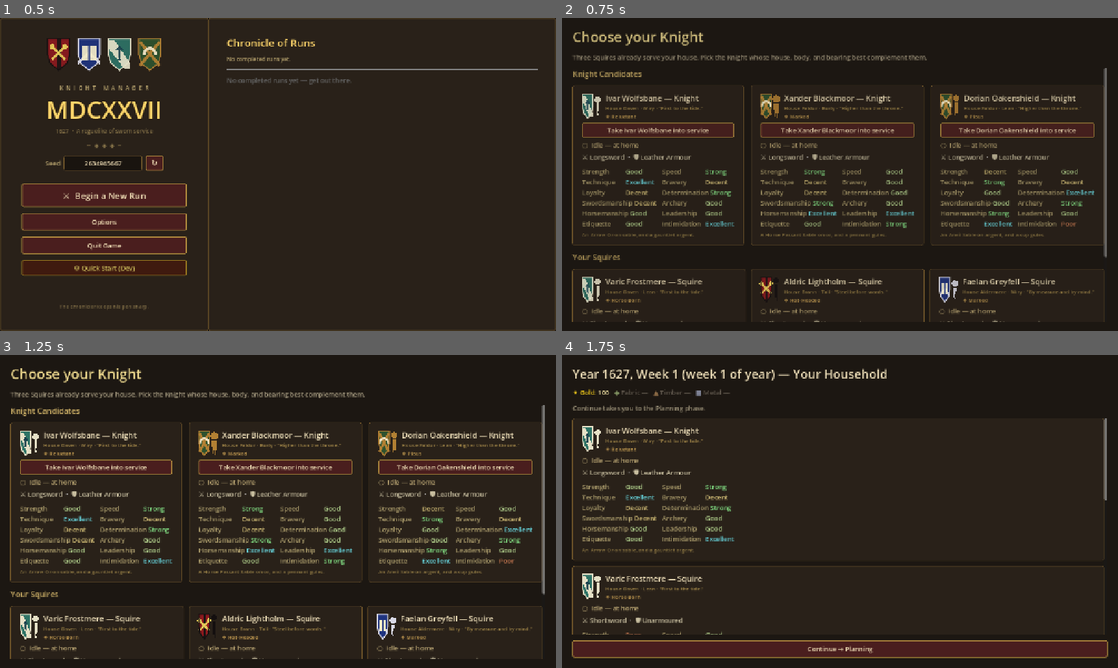
Above: before the commit, frames 1-4 (two rows, left to right).
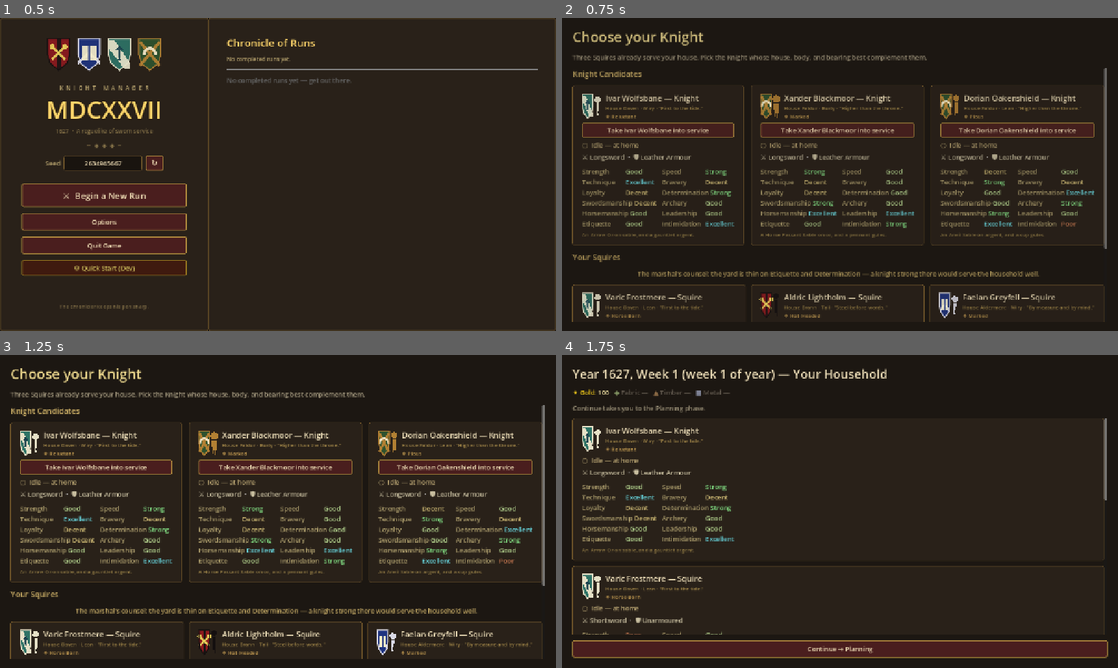
Above: after the commit, the same moments.

Repository: Jackz0Knight/KM27
Game: Godot game, scene res://scenes/Main.tscn
The game is run twice, just before and just after one commit, with the same random seed, the same clock (stepped at 60 frames per second) and the same inputs.
Inputs:
- Up to frame 1 (0.5 s): no input
- Up to frame 2 (0.75 s): click "⚔ Begin a New Run" at 0.5 s
- Up to frame 3 (1.25 s): no input
- Up to frame 4 (1.75 s): click "Take Ivar Wolfsbane into serv…" at 1.25 s

Frame 1 is identical in both runs. In frame 2, 4.2% of the frame differs, in the area x 1-98%, y 73-98%; in frame 3, 4.4%; in frame 4, nothing differs.

Commit message:
feat(ui): marshal's counsel on the knight chooser
The pick is 'who complements these squires', but the screen made the
player average three stat cards in their head. A one-line counsel now
names the yard's two weakest axes — words, no numbers — and shifts run
to run with the squire rolls.

https://claude.ai/code/session_01AE4xHoa4i5iM5K8mxnEXcY

Diff:
--- a/scripts/screens/knight_chooser.gd
+++ b/scripts/screens/knight_chooser.gd
@@ -40,7 +40,38 @@
 		card.size_flags_horizontal = Control.SIZE_EXPAND_FILL
 		squires_row.add_child(card)
 
+	# Marshal's counsel — the pick is "who complements these squires", so do
+	# the gap-reading for the player instead of making them average three
+	# stat cards in their head. Named weaknesses only; no numbers.
+	var counsel := Label.new()
+	counsel.text = _marshal_counsel()
+	counsel.modulate = Color(0.82, 0.76, 0.55)
+	counsel.autowrap_mode = TextServer.AUTOWRAP_WORD
+	counsel.horizontal_alignment = HORIZONTAL_ALIGNMENT_CENTER
+	var squires_parent: Node = squires_row.get_parent()
+	squires_parent.add_child(counsel)
+	squires_parent.move_child(counsel, squires_row.get_index())
+
 	ScreenFade.fade_in(self)
+
+
+# The squires' two weakest stat axes, phrased as the marshal sizing up the
+# yard. Recomputed per run — it reads differently when the squire pool rolls
+# differently, which quietly teaches that the right knight changes run to run.
+func _marshal_counsel() -> String:
+	var squires: Array[Unit] = GameState.starting_squires
+	if squires.is_empty():
+		return ""
+	var avgs: Array = []   # [stat_key, avg]
+	for k in Stats.STAT_KEYS:
+		var total: int = 0
+		for s in squires:
+			total += s.stats.get_value(k)
+		avgs.append([k, float(total) / float(squires.size())])
+	avgs.sort_custom(func(a, b) -> bool: return float(a[1]) < float(b[1]))
+	var w1: String = str(avgs[0][0]).capitalize()
+	var w2: String = str(avgs[1][0]).capitalize()
+	return "The marshal's counsel: the yard is thin on %s and %s — a knight strong there would serve the household well." % [w1, w2]
 
 
 func _on_choose(index: int) -> void:
